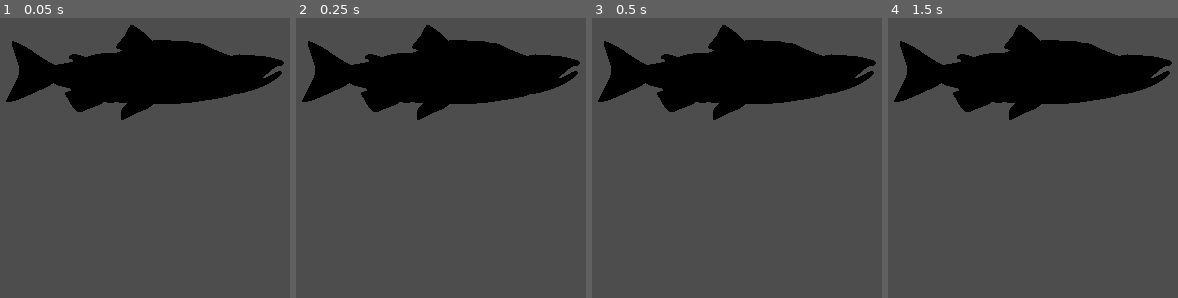
Above: before the commit, frames 1-4 (left to right).
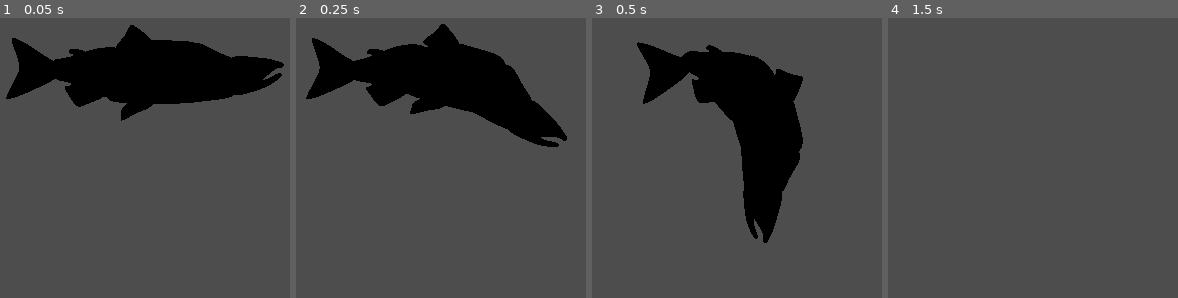
Above: after the commit, the same moments.

Repository: AugustRossano/Big-Salmon
Game: Godot game, scene res://VHTest.tscn
The game is run twice, just before and just after one commit, with the same random seed, the same clock (stepped at 60 frames per second) and the same inputs. This scene is started directly instead of the project's main scene.
Inputs (mouse positions are in pixels of both pictures, inside the frame that each line leads up to):
- Up to frame 1 (0.05 s): no input
- Up to frame 2 (0.25 s): no input
- Up to frame 3 (0.5 s): no input
- Up to frame 4 (1.5 s): move the mouse to (outside the picture) at 0.52 s; click (outside the picture) at 0.67 s; move the mouse to (outside the picture) at 1.27 s; click (outside the picture) at 1.42 s

The runs differ from the first frame. In frame 1, 1.7% of the frame differs, in the area x 2-98%, y 7-37%; in frame 2, 8.7%; in frame 3, 18%, in the area x 2-98%, y 2-81%; in frame 4, 16%.

Commit message:
Begone scene

Diff:
--- a/VHTest.tscn
+++ b/VHTest.tscn
@@ -1,6 +1,5 @@
-[gd_scene load_steps=10 format=3 uid="uid://cymkknq330qmf"]
+[gd_scene load_steps=9 format=3 uid="uid://cymkknq330qmf"]
 
-[ext_resource type="Script" path="res://force.gd" id="1_iwrnv"]
 [ext_resource type="ArrayMesh" uid="uid://blplm1sk4p4yb" path="res://Models/salmonHead.obj" id="2_jk1n4"]
 [ext_resource type="ArrayMesh" uid="uid://163g6kggjp3d" path="res://Models/salmonTop.obj" id="3_yvrbq"]
 [ext_resource type="ArrayMesh" uid="uid://dgjfvj6tlg3gu" path="res://Models/salmonMiddle.obj" id="4_pncou"]
@@ -22,8 +21,9 @@
 axis_lock_linear_z = true
 axis_lock_angular_x = true
 axis_lock_angular_y = true
-gravity_scale = 0.0
-script = ExtResource("1_iwrnv")
+gravity_scale = 8.0
+constant_force = Vector3(5, 5, 0)
+constant_torque = Vector3(0, 0, 4)
 
 [node name="CollisionShape3D" type="CollisionShape3D" parent="SalmonDad/Head"]
 transform = Transform3D(-4.37114e-08, -1, 0, 1, -4.37114e-08, 0, 0, 0, 1, -1, 0, 0)
@@ -41,7 +41,6 @@
 
 [node name="Top" type="RigidBody3D" parent="SalmonDad"]
 transform = Transform3D(1, 0, 0, 0, 1, 0, 0, 0, 1, 2, 0, 0)
-gravity_scale = 0.0
 
 [node name="CollisionShape3D" type="CollisionShape3D" parent="SalmonDad/Top"]
 transform = Transform3D(-4.37114e-08, -1, 0, 1, -4.37114e-08, 0, 0, 0, 1, -0.5, 0, 0)
@@ -66,7 +65,7 @@
 shape = SubResource("CapsuleShape3D_cgf2w")
 
 [node name="MeshInstance3D" type="MeshInstance3D" parent="SalmonDad/Mid"]
-transform = Transform3D(-2, 0, 1.74846e-07, 0, 2, 0, -1.74846e-07, 0, -2, -0.000836492, 0.00439799, -0.00275397)
+transform = Transform3D(-2, 0, 1.74846e-07, 0, 2, 0, -1.74846e-07, 0, -2, -0.001, 0.004, 0)
 mesh = ExtResource("4_pncou")
 
 [node name="PinJoint3D3" type="PinJoint3D" parent="SalmonDad"]
@@ -76,7 +75,7 @@
 exclude_nodes_from_collision = false
 
 [node name="Bottom" type="RigidBody3D" parent="SalmonDad"]
-transform = Transform3D(1, 0, 0, 0, 1, 0, 0, 0, 1, -2, 0, -0.168241)
+transform = Transform3D(1, 0, 0, 0, 1, 0, 0, 0, 1, -2, 0.189, 0)
 gravity_scale = 0.0
 
 [node name="CollisionShape3D" type="CollisionShape3D" parent="SalmonDad/Bottom"]
@@ -84,7 +83,7 @@
 shape = SubResource("CapsuleShape3D_cgf2w")
 
 [node name="MeshInstance3D" type="MeshInstance3D" parent="SalmonDad/Bottom"]
-transform = Transform3D(-2, 0, 1.74846e-07, 0, 2, 0, -1.74846e-07, 0, -2, -0.136572, -0.117028, 0.14479)
+transform = Transform3D(-2, 0, 1.74846e-07, 0, 2, 0, -1.74846e-07, 0, -2, -0.137, -0.117, 0)
 mesh = ExtResource("5_a8rq3")
 
 [node name="PinJoint3D4" type="PinJoint3D" parent="SalmonDad"]
@@ -94,7 +93,7 @@
 exclude_nodes_from_collision = false
 
 [node name="Tail" type="RigidBody3D" parent="SalmonDad"]
-transform = Transform3D(1, 0, 0, 0, 1, 0, 0, 0, 1, -4, 0, -0.0383725)
+transform = Transform3D(1, 0, 0, 0, 1, 0, 0, 0, 1, -3.985, 0, 0)
 gravity_scale = 0.0
 
 [node name="CollisionShape3D" type="CollisionShape3D" parent="SalmonDad/Tail"]
@@ -102,8 +101,9 @@
 shape = SubResource("CapsuleShape3D_cgf2w")
 
 [node name="MeshInstance3D" type="MeshInstance3D" parent="SalmonDad/Tail"]
-transform = Transform3D(-2, 0, -1.74846e-07, 0, 2, 0, 1.74846e-07, 0, -2, 0.113118, 0, 0)
+transform = Transform3D(-2, 0, -1.74846e-07, 0, 2, 0, 1.74846e-07, 0, -2, 0.113118, 0.118114, 0)
 mesh = ExtResource("6_o737p")
 
 [node name="Camera3D" type="Camera3D" parent="."]
 transform = Transform3D(1, 0, 0, 0, 1, 0, 0, 0, 1, 0, 0, 10)
+current = true
